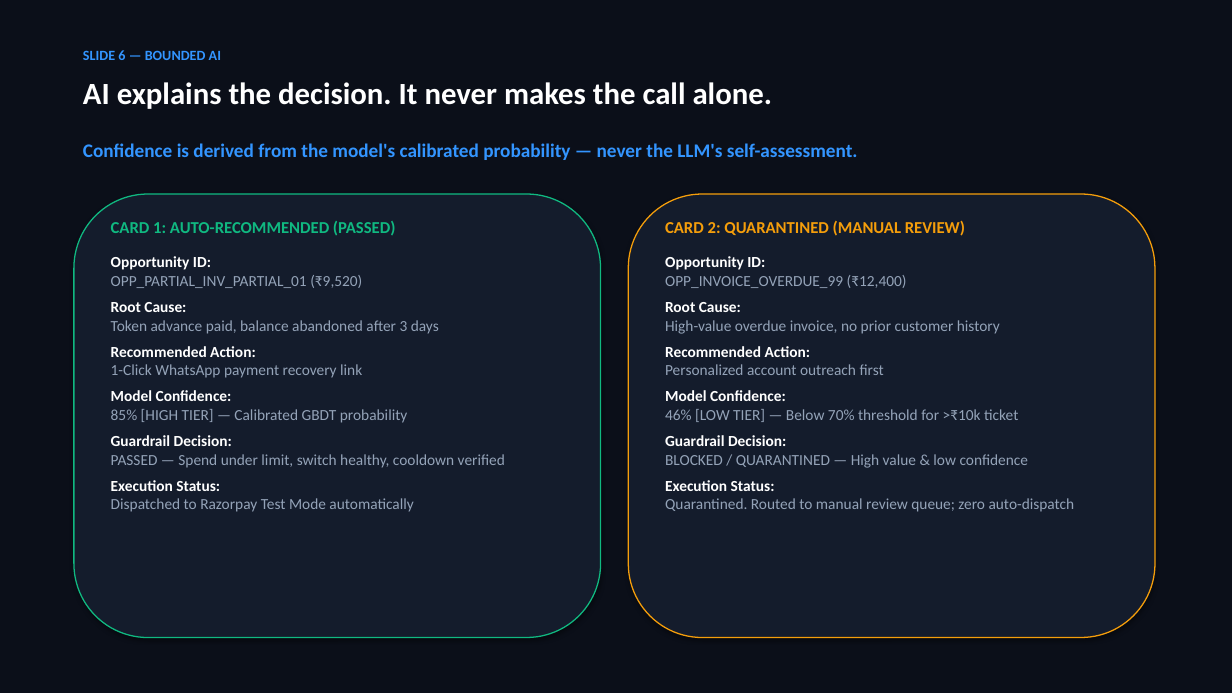
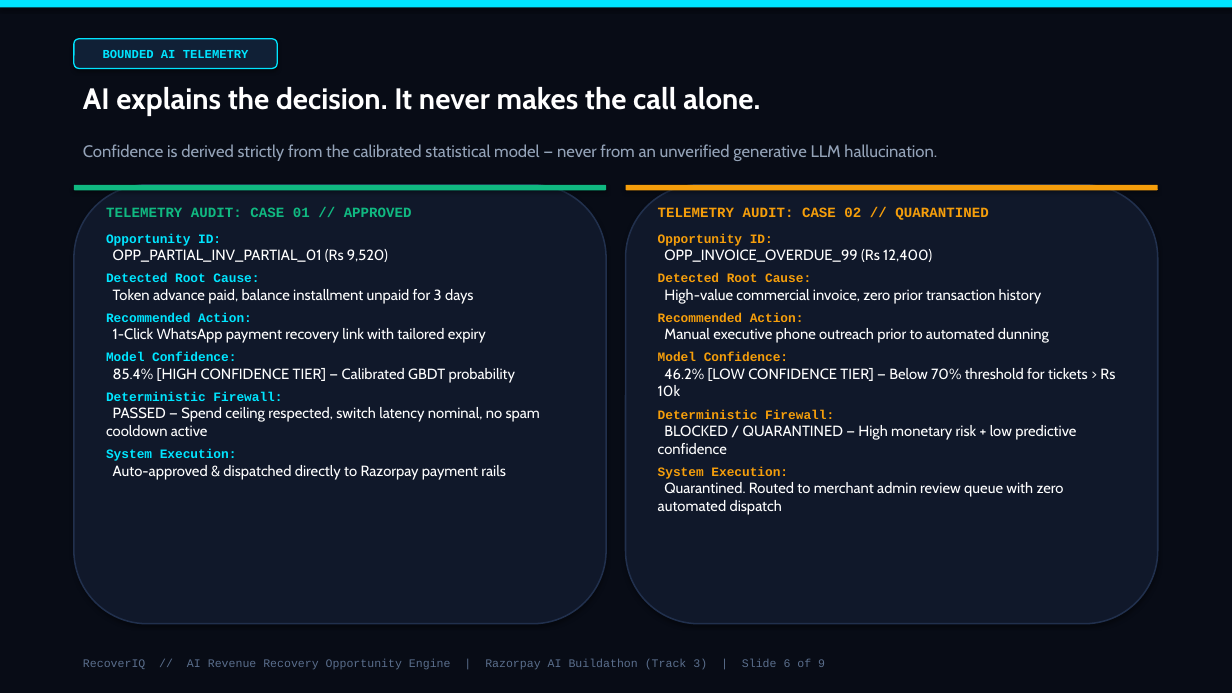
Before and after one commit to Yaswanthraju-Rallabandi/RecoverIQ-Intelligent-Revenue-Recovery-Platform, a slide deck: slide 6 of RecoverIQ_Razorpay_AI_Buildathon.pptx. Drawn at 1232x693 pixels with LibreOffice and Linux fonts; fonts in the diff are those of the drawing. Boxes give left, top, right and bottom in pixels: in the first picture for what was removed or moved away, otherwise in the second. Text is boxed around its words. In the diff, an @@ line names an element or a change of style, - is before the commit and + after.

Commit message:
style: elevate pitch deck and PowerPoint to futuristic enterprise AI theme

```diff
--- a/RecoverIQ_Razorpay_AI_Buildathon.pptx
+++ b/RecoverIQ_Razorpay_AI_Buildathon.pptx
@@ rectangle at box(0, 0, 1232, 693): fill #0B0F19 to #080C16 @@
@@ rectangle added at box(0, 0, 1232, 7), fill #00E5FF @@
@@ rounded rectangle added at box(74, 39, 277, 68), fill #102036, outline #00E5FF 1 pt, 9.5 pt, text #00E5FF, bold @@
+BOUNDED AI TELEMETRY
@@ text removed at box(83, 50, 221, 60) @@
-SLIDE 6 — BOUNDED AI
@@ text "AI explains the decision. It ..." at box(83, 87, 760, 116): size 24 to 23 pt, font Calibri to Cabin @@
@@ text at box(83, 144, 937, 161): text changed; size 15 to 13 pt; font Calibri to Cabin; text colour #3395FF to #94A3B8; bold off @@
-Confidence is derived from the model's calibrated probability — never the LLM's self-assessment.
+Confidence is derived strictly from the calibrated statistical model — never from an unverified generative LLM hallucination.
@@ rounded rectangle: place and size @@
-rounded rectangle at box(74, 194, 601, 638)
+rounded rectangle at box(74, 185, 606, 624)
@@ rounded rectangle at box(74, 185, 606, 624): fill #141C2C to #10182A; outline #10B981 1 pt to #21304D 1.2 pt @@
@@ rounded rectangle added at box(74, 185, 606, 190), fill #10B981 @@
@@ text "TELEMETRY AUDIT: CASE 01 // ...": place and size @@
-text "TELEMETRY AUDIT: CASE 01 // ..." at box(111, 221, 505, 512)
+text "TELEMETRY AUDIT: CASE 01 // ..." at box(106, 207, 540, 480)
@@ text at box(106, 207, 412, 217): text changed; size 13 to 11 pt; font Calibri to Courier New @@
-CARD 1: AUTO-RECOMMENDED (PASSED)
+TELEMETRY AUDIT: CASE 01 // APPROVED
@@ rounded rectangle: place and size @@
-rounded rectangle at box(628, 194, 1155, 638)
+rounded rectangle at box(626, 185, 1158, 624)
@@ rounded rectangle at box(626, 185, 1158, 624): fill #141C2C to #10182A; outline #F59E0B 1 pt to #21304D 1.2 pt @@
@@ rounded rectangle added at box(626, 185, 1158, 190), fill #F59E0B @@
@@ text "TELEMETRY AUDIT: CASE 02 // ...": place and size @@
-text "TELEMETRY AUDIT: CASE 02 // ..." at box(665, 221, 1075, 512)
+text "TELEMETRY AUDIT: CASE 02 // ..." at box(658, 207, 1115, 515)
@@ text at box(658, 207, 988, 220): text changed; size 13 to 11 pt; font Calibri to Courier New @@
-CARD 2: QUARANTINED (MANUAL REVIEW)
+TELEMETRY AUDIT: CASE 02 // QUARANTINED
@@ text at box(106, 234, 221, 246): size 12 to 10 pt, font Calibri to Courier New, text colour #FFFFFF to #00E5FF in "Opportunity ID:", "Recommended Action:", "Model Confidence:" @@
@@ text at box(658, 234, 773, 246): size 12 to 10 pt, font Calibri to Courier New, text colour #FFFFFF to #F59E0B in "Opportunity ID:", "Recommended Action:", "Model Confidence:" @@
@@ text at box(113, 249, 474, 304): text changed; size 12 to 11.5 pt; font Calibri to Cabin; text colour #94A3B8 to #FFFFFF @@
-OPP_PARTIAL_INV_PARTIAL_01 (₹9,520)
-Root Cause:
-Token advance paid, balance abandoned after 3 days
+OPP_PARTIAL_INV_PARTIAL_01 (Rs 9,520)
+Detected Root Cause:
+Token advance paid, balance installment unpaid for 3 days
@@ text at box(664, 249, 1042, 304): text changed; size 12 to 11.5 pt; font Calibri to Cabin; text colour #94A3B8 to #FFFFFF @@
-OPP_INVOICE_OVERDUE_99 (₹12,400)
-Root Cause:
-High-value overdue invoice, no prior customer history
+OPP_INVOICE_OVERDUE_99 (Rs 12,400)
+Detected Root Cause:
+High-value commercial invoice, zero prior transaction history
@@ text at box(113, 328, 486, 343): text changed; size 12 to 11.5 pt; font Calibri to Cabin; text colour #94A3B8 to #FFFFFF @@
-1-Click WhatsApp payment recovery link
+1-Click WhatsApp payment recovery link with tailored expiry
@@ text at box(664, 328, 1049, 343): text changed; size 12 to 11.5 pt; font Calibri to Cabin; text colour #94A3B8 to #FFFFFF @@
-Personalized account outreach first
+Manual executive phone outreach prior to automated dunning
@@ text at box(106, 368, 540, 480): text changed; size 12 to 11.5 pt; font Calibri to Cabin; text colour #94A3B8 to #FFFFFF @@
-85% [HIGH TIER] — Calibrated GBDT probability
-Guardrail Decision:
-PASSED — Spend under limit, switch healthy, cooldown verified
-Execution Status:
-Dispatched to Razorpay Test Mode automatically
+85.4% [HIGH CONFIDENCE TIER] — Calibrated GBDT probability
+Deterministic Firewall:
+PASSED — Spend ceiling respected, switch latency nominal, no spam cooldown active
+System Execution:
+Auto-approved & dispatched directly to Razorpay payment rails
@@ text at box(658, 368, 1115, 515): text changed; size 12 to 11.5 pt; font Calibri to Cabin; text colour #94A3B8 to #FFFFFF @@
-46% [LOW TIER] — Below 70% threshold for >₹10k ticket
-Guardrail Decision:
-BLOCKED / QUARANTINED — High value & low confidence
-Execution Status:
-Quarantined. Routed to manual review queue; zero auto-dispatch
+46.2% [LOW CONFIDENCE TIER] — Below 70% threshold for tickets > Rs 10k
+Deterministic Firewall:
+BLOCKED / QUARANTINED — High monetary risk + low predictive confidence
+System Execution:
+Quarantined. Routed to merchant admin review queue with zero automated dispatch
@@ text added at box(83, 659, 825, 670), 9 pt, text #5A6E8C @@
+RecoverIQ // AI Revenue Recovery Opportunity Engine | Razorpay AI Buildathon (Track 3) | Slide 6 of 9
```
Also in this commit, not shown: 5 other slides changed, 3 slides added, 3 slides removed, 1 other file.
